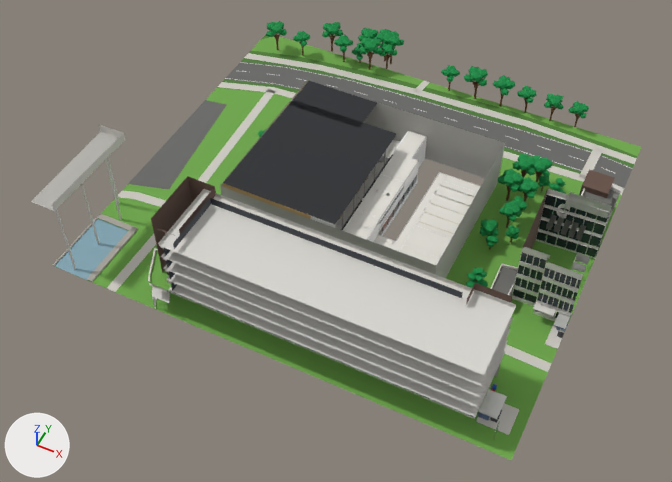
Renders of the FBX model unity/KatsushikaCampusDays/Assets/Models/Interiors/gym.fbx from each side of a commit.
The view is the same before and after, from a camera (50 mm lens) standing at (67.6, -125.6, 170.7) and looking at (-0.8, 11.3, -0.5). Lighting does not change. The marker at lower left points along +X, +Y and +Z. The first picture is the older version. Where no turn or scale is listed for an object, it has been applied to the vertices.

Names of what the first picture shows: 'ext_gym', 'ext_gym_trees', 'wall_gym'.
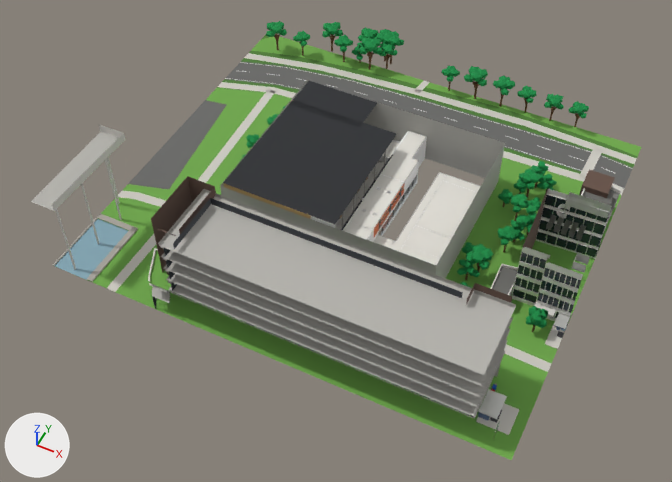
Boxes (x1, y1, x2, y2) around the edits, measured in the pictures (672 x 482 px):
'ext_gym_trees', reshaped (17% taller): before (258, 21, 589, 287); after (240, 21, 589, 332)
part 1 of me_ext_gym_trees, deleted: before (258, 129, 566, 287)
part 2 of me_ext_gym_trees, built on: before (475, 158, 555, 280); after (457, 161, 557, 332)
part 3 of me_ext_gym_trees, added: after (240, 106, 286, 161)
part 4 of me_ext_gym, recoloured: (152, 189, 516, 419) in both

Diff of the bpy script that builds the scene:
```diff
--- a/unity/KatsushikaCampusDays/Assets/Models/Interiors/gym.fbx.py
+++ b/unity/KatsushikaCampusDays/Assets/Models/Interiors/gym.fbx.py
@@ me_ext_gym @@
 me_ext_gym.from_pydata(...)  # 3595 vertices, 1886 faces; spans x -57.8..57.8, y -26.5..78.2, z 0.0..27.4
 # used by ob_ext_gym; location = (0.0, 0.0, 0.0)
+# me_ext_gym part 4: 431 of the faces centred in x -31.3..48.3, y -25.3..-8.6, z 0.1..25.1 switch from mat_concrete_light (light grey #d8d6d0) to mat_concrete_grey (grey #b4b2ac)
 me_ext_gym.materials.append(mat_stone_dark)
@@ me_ext_gym_trees @@
 # used by ob_ext_gym_trees; location = (0.0, 0.0, 0.0)
-me_ext_gym_trees.from_pydata(...)  # 4449 vertices, 3797 faces; spans x -53.8..46.1, y 9.2..84.9, z 0.0..10.2
+me_ext_gym_trees.from_pydata(...)  # 5268 vertices, 4629 faces; spans x -53.8..53.9, y 4.3..84.9, z 0.0..10.2
+# me_ext_gym_trees part 1: 151 loose pieces with 1810 vertices, spanning x -34.1..46.1, y 9.2..54.6, z 0.0..9.5, are deleted
+# me_ext_gym_trees part 2: 5 vertices moved from x 36.2..40.6, y 37.1..50.8, z 0.0..5.4 to x 36.2..40.6, y 37.1..51.2, z 0.0..5.4; 120 vertices removed from x 33.4..43.2, y 11.9..53.3, z 0.0..9.5; 2249 vertices added at x 28.8..53.9, y 4.3..54.2, z 0.0..9.5
+# me_ext_gym_trees part 3: 500 vertices added at x -36.2..-29.5, y 21.3..46.3, z 0.0..7.6
+# other edits to the shape of me_ext_gym_trees do not show in these pictures
 me_ext_gym_trees.materials.append(mat_trunk)
```
